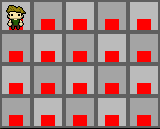
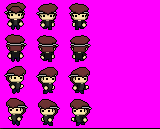
Layer changes from the first 160px x 129px image to the second:
painted on "spritesheet" over [8, 6, 55, 30]
painted on "tracer" over [0, 0, 160, 128]
